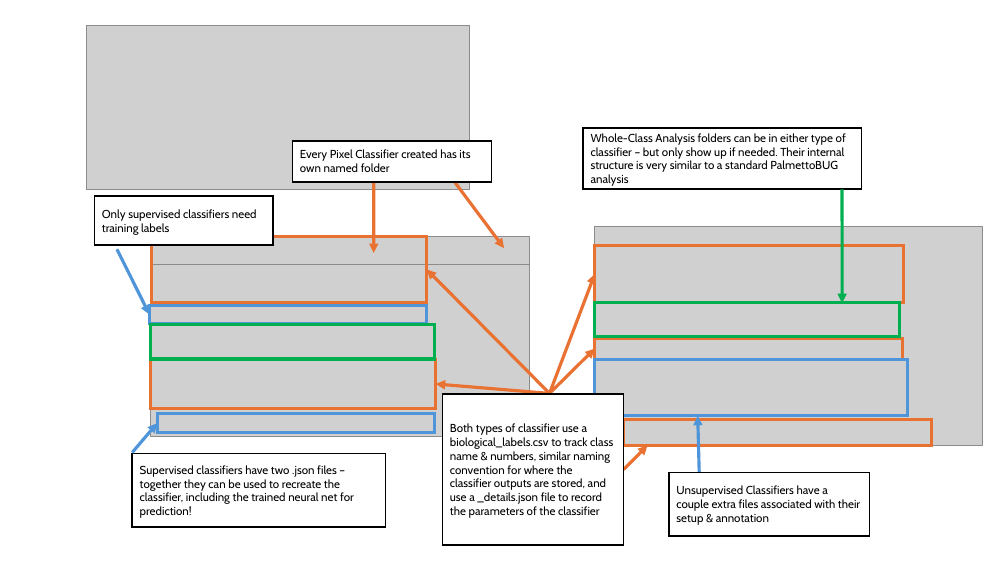
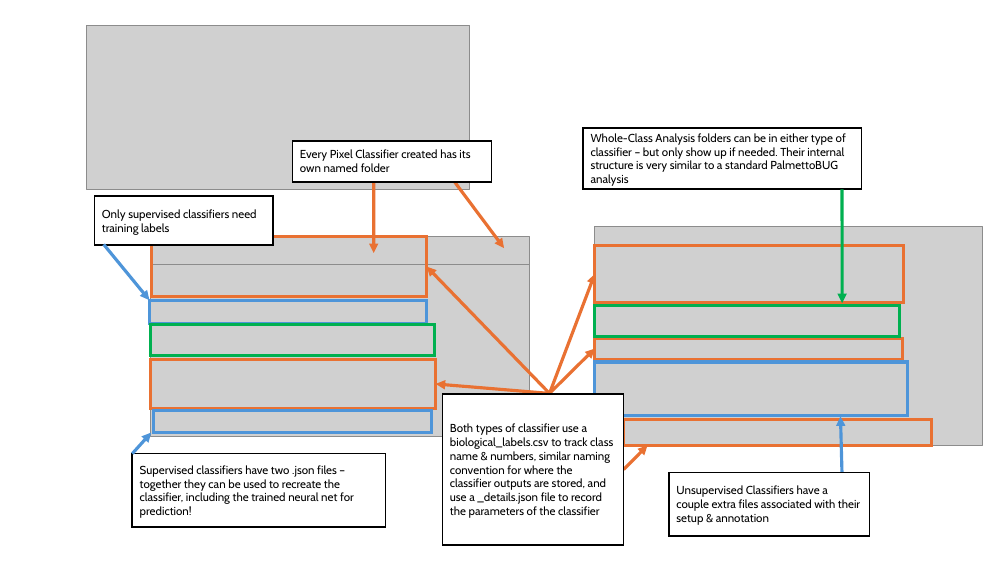
Before and after one commit to BenCaiello/PalmettoBUG, a slide deck: slide 4 of docs/source/odt_docs/image_development_slides/advanced_dev.odp. Drawn at 1008x567 pixels with LibreOffice and Linux fonts; fonts in the diff are those of the drawing; grey boxes stand for pictures. Boxes give left, top, right and bottom in pixels: in the first picture for what was removed or moved away, otherwise in the second. Text is boxed around its words. In the diff, an @@ line names an element or a change of style, - is before the commit and + after.

```diff
--- a/docs/source/odt_docs/image_development_slides/advanced_dev.odp
+++ b/docs/source/odt_docs/image_development_slides/advanced_dev.odp
@@ freeform shape: place and size @@
-freeform shape at <box>151,237,426,302</box>
+freeform shape at <box>151,237,426,297</box>
@@ arrow moved from (117, 250) - (150, 315) to (104, 244) - (150, 300) @@
@@ freeform shape: place and size @@
-freeform shape at <box>150,324,435,359</box>
+freeform shape at <box>150,324,435,355</box>
@@ freeform shape: place and size @@
-freeform shape at <box>150,306,427,324</box>
+freeform shape at <box>150,300,427,324</box>
@@ freeform shape: place and size @@
-freeform shape at <box>595,302,900,337</box>
+freeform shape at <box>595,306,900,337</box>
@@ freeform shape at <box>595,362,907,416</box>: outline redrawn @@
@@ freeform shape at <box>154,411,432,433</box>: outline redrawn @@
@@ arrow moved from (699, 476) - (698, 416) to (842, 477) - (841, 417) @@
@@ arrow moved from (132, 452) - (157, 423) to (132, 454) - (151, 433) @@
```
Also in this commit, not shown: 2 other slides changed, 2 other files.
